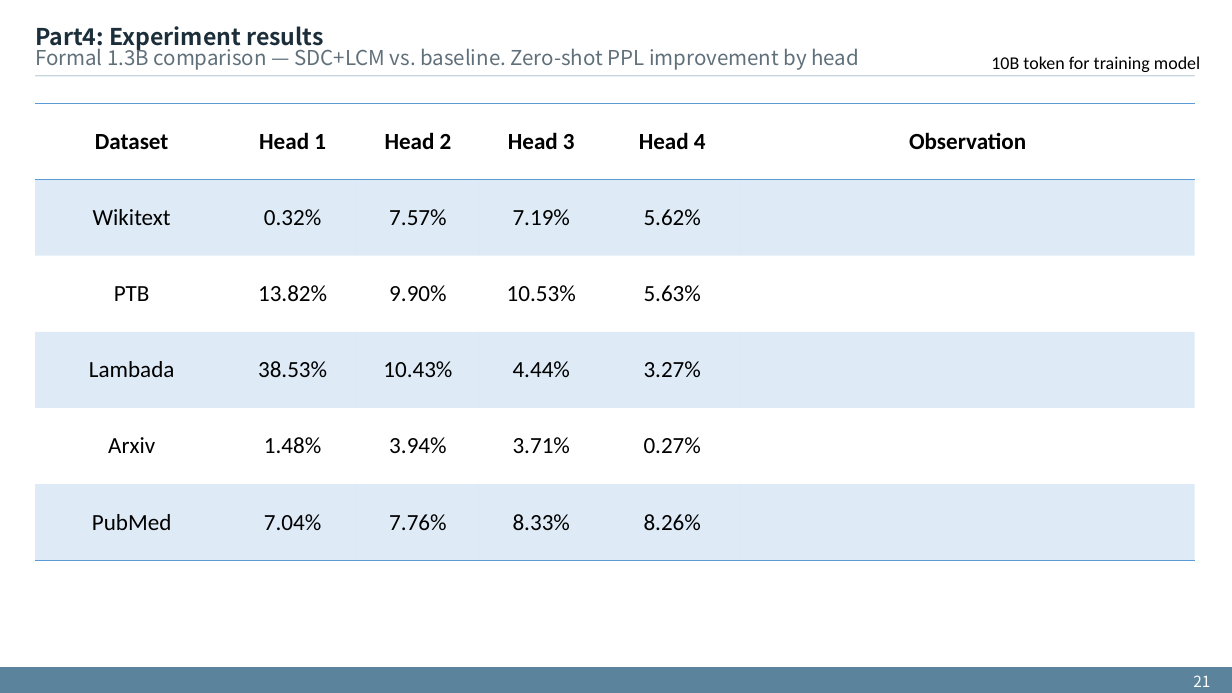
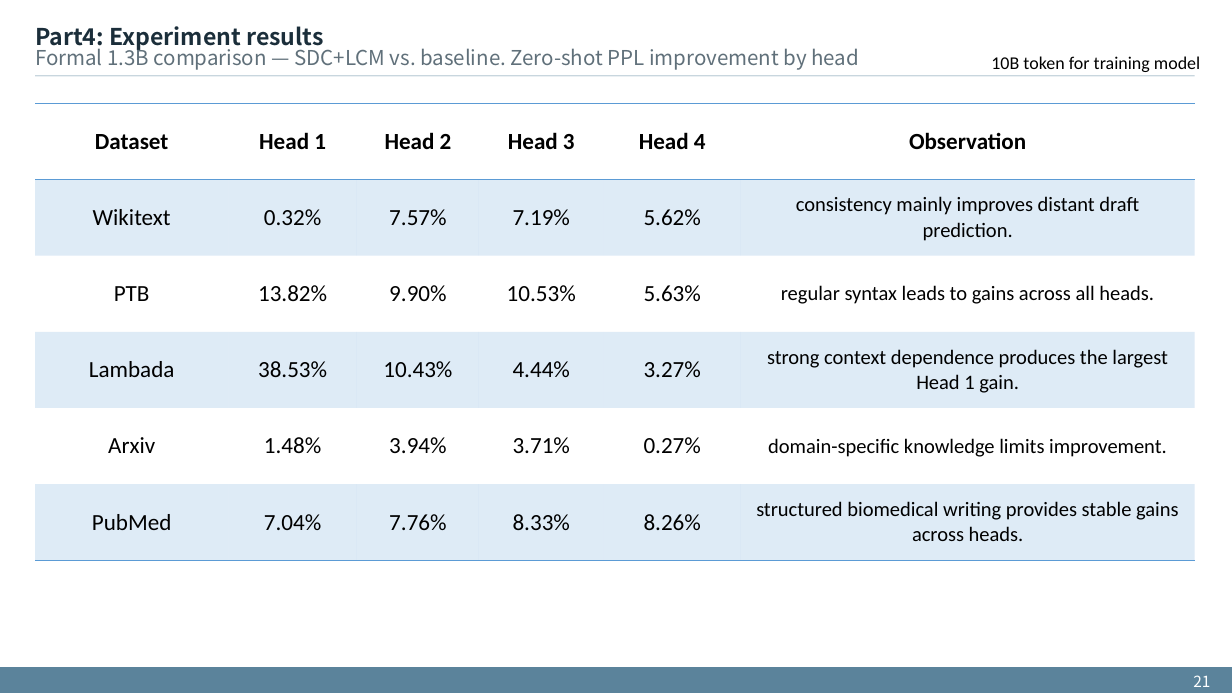
Before and after one commit to xdfg12456/llama-mtp, a slide deck: slide 21 of doc/mtp with consistency method.pptx. Drawn at 1232x693 pixels with LibreOffice and Linux fonts; fonts in the diff are those of the drawing. Boxes give left, top, right and bottom in pixels: in the first picture for what was removed or moved away, otherwise in the second. Text is boxed around its words. In the diff, an @@ line names an element or a change of style, - is before the commit and + after.

```diff
--- a/doc/mtp with consistency method.pptx
+++ b/doc/mtp with consistency method.pptx
@@ table at [35,104,1195,561] @@
-row 2, column 6: 
+row 2, column 6: consistency mainly improves distant draft prediction.
-row 3, column 6: 
+row 3, column 6: regular syntax leads to gains across all heads.
-row 4, column 6: 
+row 4, column 6: strong context dependence produces the largest Head 1 gain.
-row 5, column 6: 
+row 5, column 6: domain-specific knowledge limits improvement.
-row 6, column 6: 
+row 6, column 6: structured biomedical writing provides stable gains across heads.
```
Also in this commit, not shown: 1 other slide changed.
